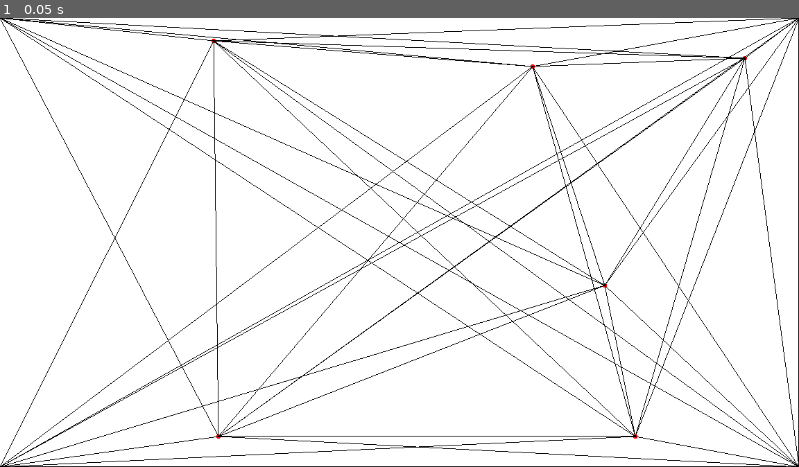
Above: before the commit, frame 1.
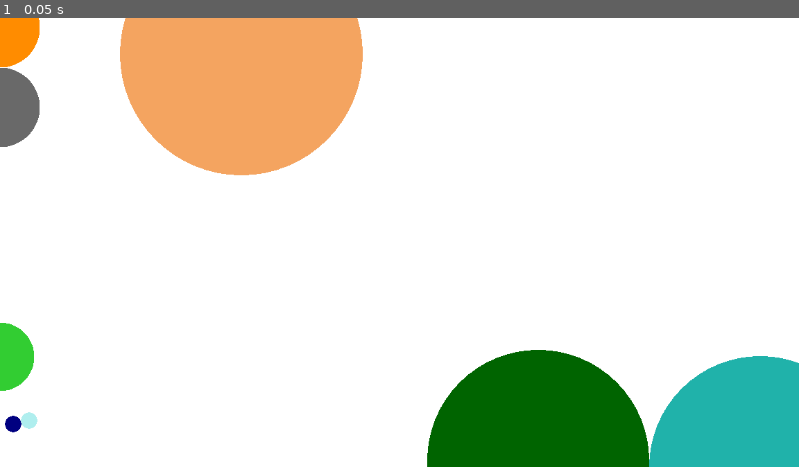
Above: after the commit, the same moment.

Repository: Rolls71/procgenworld
Game: Godot game, scene res://biomes.tscn
Same seed, same stepped clock (60 frames per second), same inputs: the game is played once before the commit and once after it.
Inputs:
- Up to frame 1 (0.05 s): no input

The runs differ from the first frame. In frame 1, 26% of the frame differs, in the area x 0-100%, y 0-100%.

Commit message:
Add circle generation

Diff:
--- a/biomes.gd
+++ b/biomes.gd
@@ -2,36 +2,75 @@
 
 const width = 1152
 const height = 648
-const count = 10
+const count = 8
 
-var points: Array
+var points: Array[int]
+var pointq: Array[int]
+var nodes: Array[Node2D]
+var biome_colours = {
+	0:Color.LIGHT_SEA_GREEN,
+	1:Color.SANDY_BROWN,
+	2:Color.LIME_GREEN,
+	3:Color.DARK_GREEN,
+	4:Color.DIM_GRAY,
+	5:Color.PALE_TURQUOISE,
+	6:Color.DARK_ORANGE,
+	7:Color.NAVY_BLUE,
+}
 
 func _draw():
 	draw_rect(Rect2(0,0,width,height), Color.WHITE)
+	points = []
+	points.resize(width*height)
+	points.fill(0)
+	pointq = points.duplicate()
+	nodes = []
+	#var n1 = Node2D.new()
+	#n1.position = Vector2(0,0)
+	#var n2 = Node2D.new()
+	#n2.position = Vector2(width,0)
+	#var n3 = Node2D.new()
+	#n3.position = Vector2(0,height)
+	#var n4 = Node2D.new()
+	#n4.position = Vector2(width, height)
+	#nodes.append_array([n1, n2, n3, n4])
+	for i in count:
+		var border
+		var node: Node2D = Node2D.new()
+		var x = randi()%width
+		var y = randi()%height
 
-	points = []
-	var n1 = Node2D.new()
-	n1.position = Vector2(0,0)
-	var n2 = Node2D.new()
-	n2.position = Vector2(width,0)
-	var n3 = Node2D.new()
-	n3.position = Vector2(0,height)
-	var n4 = Node2D.new()
-	n4.position = Vector2(width, height)
-	points.append_array([n1, n2, n3, n4])
-	for i in count:
-		if i <= 3:
-			continue
-		var node: Node2D = Node2D.new()
-		node.position = Vector2(randi_range(0,width), randi_range(0,height))
-		points.append(node)
-		draw_circle(node.position, 3, Color.RED)
+		if i % 2 == 1:
+			node.position = Vector2(x, y)
+		else:
+			var r = randi()%4
+			if r == 0:
+				node.position = Vector2(x,0)
+			elif r == 1:
+				node.position = Vector2(width,y)
+			elif r == 2:
+				node.position = Vector2(x,height)
+			elif r == 3:
+				node.position = Vector2(0,y)
+		nodes.append(node)
 
 	for i in count:
+		var shortest = 9223372036854775807
+		var sj = i
 		for j in count:
-			if j <= i:
+			if j == i:
 				continue
-			draw_line(points[i].position, points[j].position, Color.BLACK)
+			var dist = nodes[i].position.distance_to(nodes[j].position)
+			if dist < shortest:
+				shortest = dist
+				sj = j
+		draw_circle(nodes[i].position, shortest/2, biome_colours[i%biome_colours.size()])
+		#get_all_points_in_radius(nodes[i].position, shortest/2)
+
+
+
+
+
 
 
 
@@ -55,14 +94,14 @@
 	#var b = randi_range(0,height)
 	#var v = Vector2(a, b)
 	#
-	#for p in biome_points:
+	#for p in biome_nodes:
 		#if p.distance_to(v) <= radius:
 			#return find_free_point(radius)
 		#else:
 			#return v
 #
 #
-#func grid_has_unclaimed_points():
+#func grid_has_unclaimed_nodes():
 	#for x in width:
 		#for y in height:
 			#if grid[x][y] == 0:
